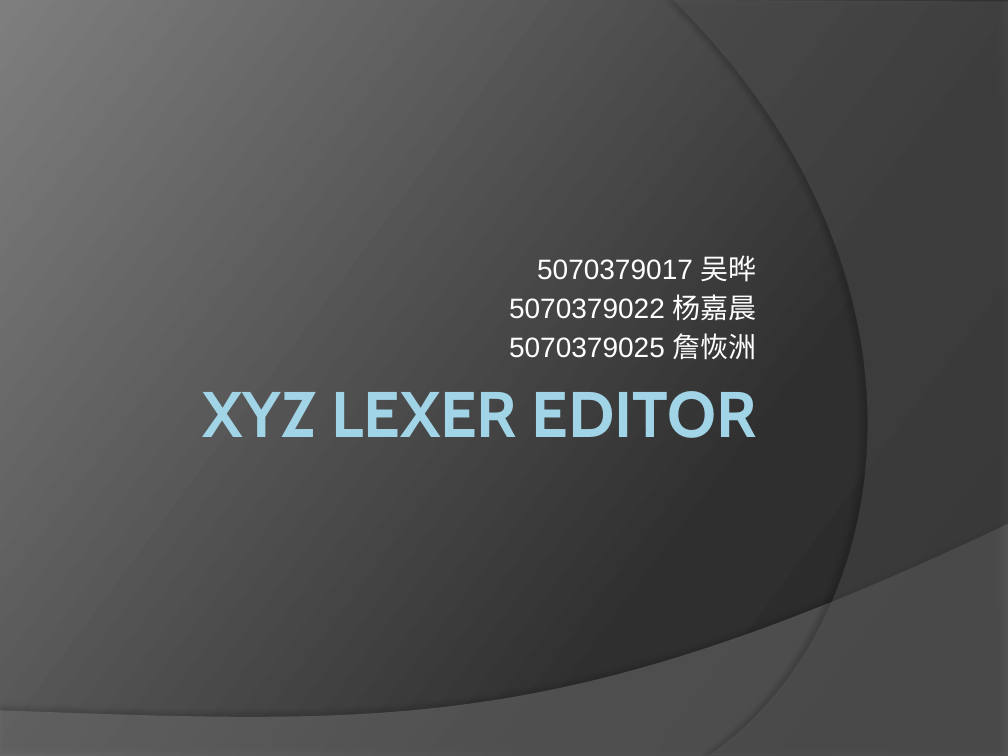
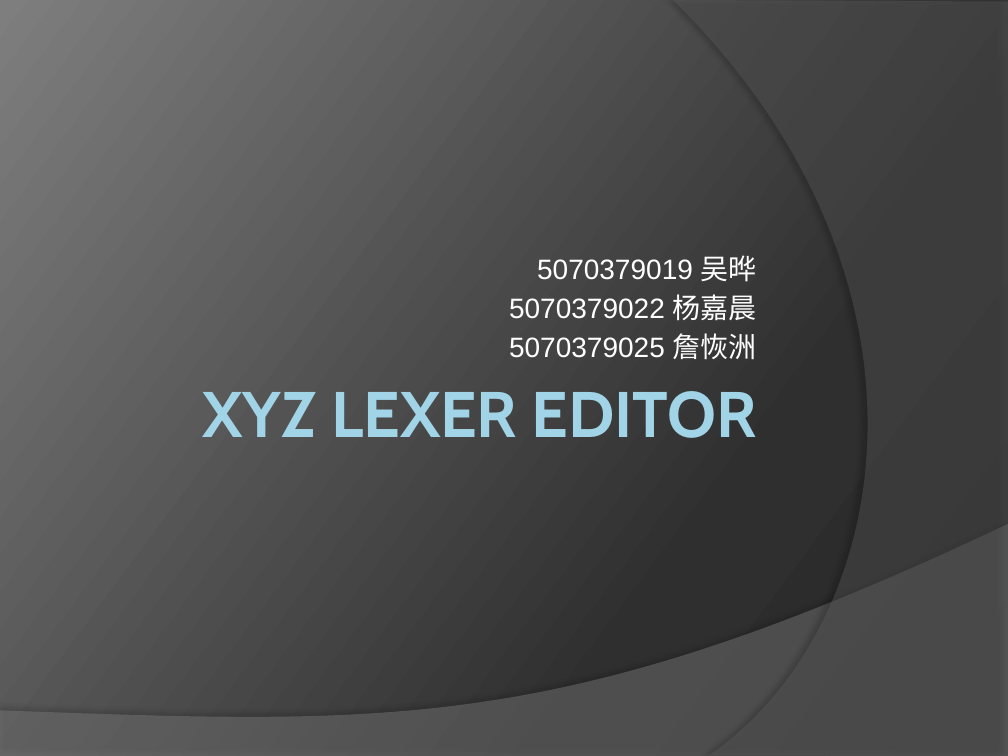
Before and after one commit to farseerfc/sjtuxyz, a slide deck: slide 1 of source/xjtuxyzlex/doc/XYZ lexer editor.pptx. Drawn at 1008x756 pixels with LibreOffice and Linux fonts; fonts in the diff are those of the drawing. Boxes give left, top, right and bottom in pixels: in the first picture for what was removed or moved away, otherwise in the second. Text is boxed around its words. In the diff, an @@ line names an element or a change of style, - is before the commit and + after.

```diff
--- a/source/xjtuxyzlex/doc/XYZ lexer editor.pptx
+++ b/source/xjtuxyzlex/doc/XYZ lexer editor.pptx
@@ subtitle at (x1=537, y1=255, x2=757, y2=282): text changed @@
-5070379017 吴晔
+5070379019 吴晔
```
Also in this commit, not shown: 3 other slides changed.
